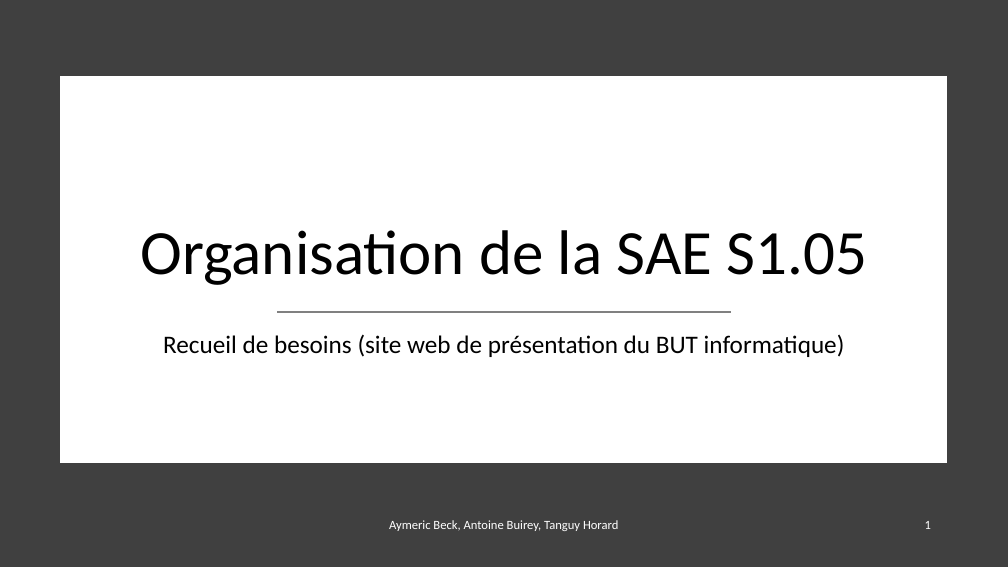
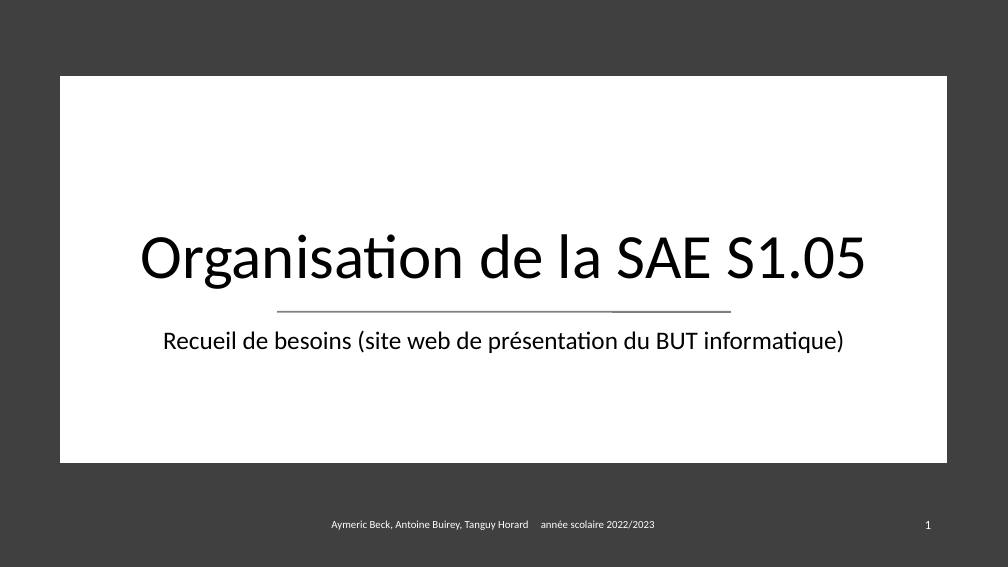
Before and after one commit to IUT-Arles-SAE/S1.05, a slide deck: slide 1 of Aymeric Beck Antoine Buirey Tanguy Horard.pptx. Drawn at 1008x567 pixels with LibreOffice and Linux fonts; fonts in the diff are those of the drawing. Boxes give left, top, right and bottom in pixels: in the first picture for what was removed or moved away, otherwise in the second. Text is boxed around its words. In the diff, an @@ line names an element or a change of style, - is before the commit and + after.

```diff
--- a/Aymeric Beck Antoine Buirey Tanguy Horard.pptx
+++ b/Aymeric Beck Antoine Buirey Tanguy Horard.pptx
@@ title "Organisation de la SAE S1.05": place and size @@
-title "Organisation de la SAE S1.05" at [140,230,867,285]
+title "Organisation de la SAE S1.05" at [140,234,867,289]
@@ subtitle "Recueil de besoins (site web ...": place and size @@
-subtitle "Recueil de besoins (site web ..." at [163,334,845,357]
+subtitle "Recueil de besoins (site web ..." at [163,330,845,353]
@@ text at [331,520,655,530]: text changed; size 12 to 10.3 pt @@
-Aymeric Beck, Antoine Buirey, Tanguy Horard
+Aymeric Beck, Antoine Buirey, Tanguy Horard année scolaire 2022/2023
```
Also in this commit, not shown: 3 other slides changed, 1 other file.
